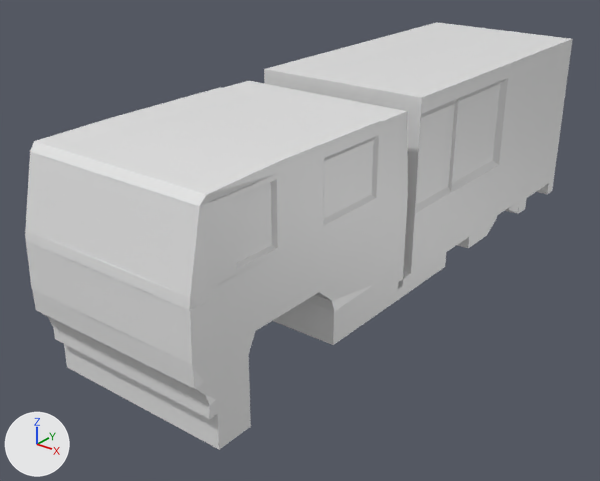
The Blender file wagen.blend as it was, and as the next commit left it.
Rendered twice from a 50 mm camera at (4.8, -9.94, 4.21) aimed at (-2.29, -0.93, -0.97). Every picture has the same lights, and +X, +Y and +Z are marked at lower left.

Script lines for the objects in view, before the commit:
```python
me_cube = bpy.data.meshes.new('Cube')
me_cube.from_pydata(...)  # 445 vertices, 348 faces, 12 loose edges; spans x 0.0..4.6, y -18.9..12.2, z -5.2..5.2
me_cube.materials.append(mat_material)  # white #e7e7e7
ob_cube = bpy.data.objects.new('Cube', me_cube)
ob_cube.location = (-1.83, -1.3, -0.11)
ob_cube.scale = (-0.302, -0.302, -0.302)
_m = ob_cube.modifiers.new('Mirror', 'MIRROR')
_m.use_clip = True
```
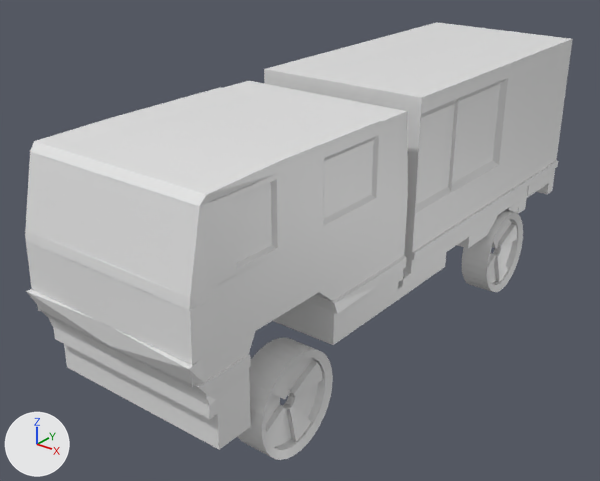
Pixel boxes [x1, y1, x2, y2] of what changed, in the pictures (600 x 481 px):
'Cube', reshaped: before [25, 22, 573, 450]; after [25, 22, 573, 460]
part 1 of me_cube, added: after [237, 338, 333, 460]
part 2 of me_cube, added: after [462, 211, 523, 292]
part 3 of me_cube, built on: before [32, 161, 556, 395]; after [26, 160, 558, 396]

Diff of the bpy script that builds the scene:
```diff
--- a/wagen.blend.py
+++ b/wagen.blend.py
@@ me_cube @@
 # used by ob_cube; location = (-1.83, -1.3, -0.11); scale = (-0.302, -0.302, -0.302)
-me_cube.from_pydata(...)  # 445 vertices, 348 faces, 12 loose edges; spans x 0.0..4.6, y -18.9..12.2, z -5.2..5.2
+me_cube.from_pydata(...)  # 1799 vertices, 1668 faces, 12 loose edges; spans x -4.8..4.6, y -18.9..12.4, z -5.2..8.0
+# me_cube part 1: a new loose piece of 645 vertices spanning x -4.8..-3.2, y 4.5..9.1, z 3.2..7.8, in mat_material (white #e7e7e7)
+# me_cube part 2: a new loose piece of 645 vertices spanning x -4.8..-3.2, y -14.3..-9.7, z 3.4..8.0, in mat_material (white #e7e7e7)
+# me_cube part 3
+# 17 faces are deleted
+# 4 vertices move from x 4.4..4.6, y 11.7..12.2, z 1.0..2.5 to x 4.2..4.5, y 11.6..12.4, z 1.0..2.5
+# 64 vertices are added at x 0.0..4.6, y -18.9..12.2, z 1.0..3.2
+# 77 new faces join them
 me_cube.materials.append(mat_material)
```
